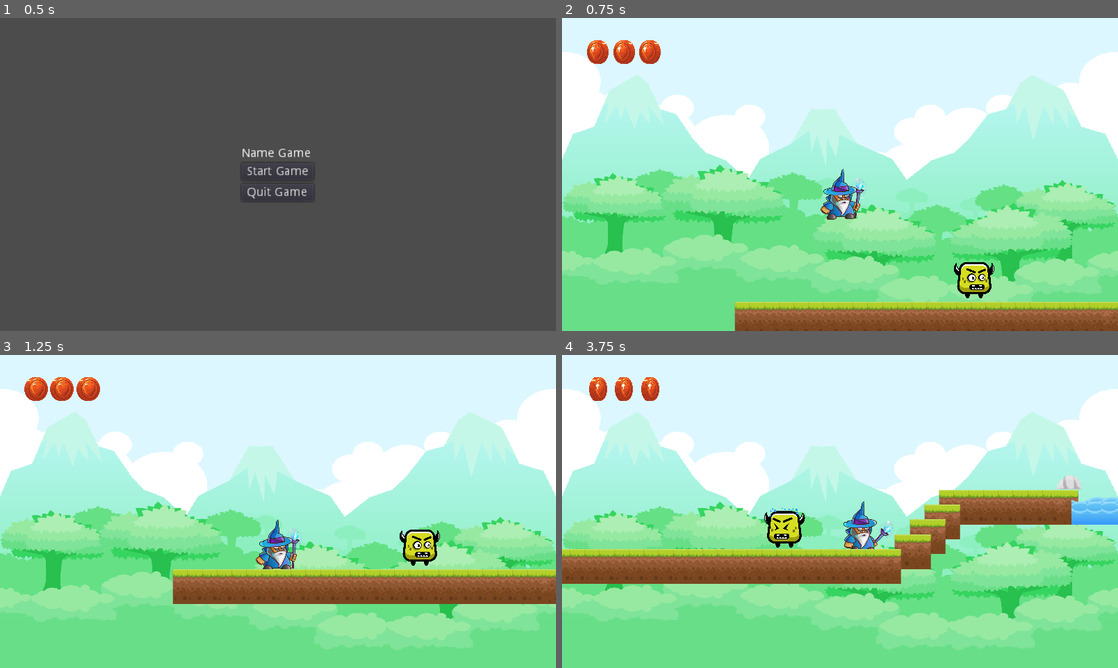
Above: before the commit, frames 1-4 (two rows, left to right).
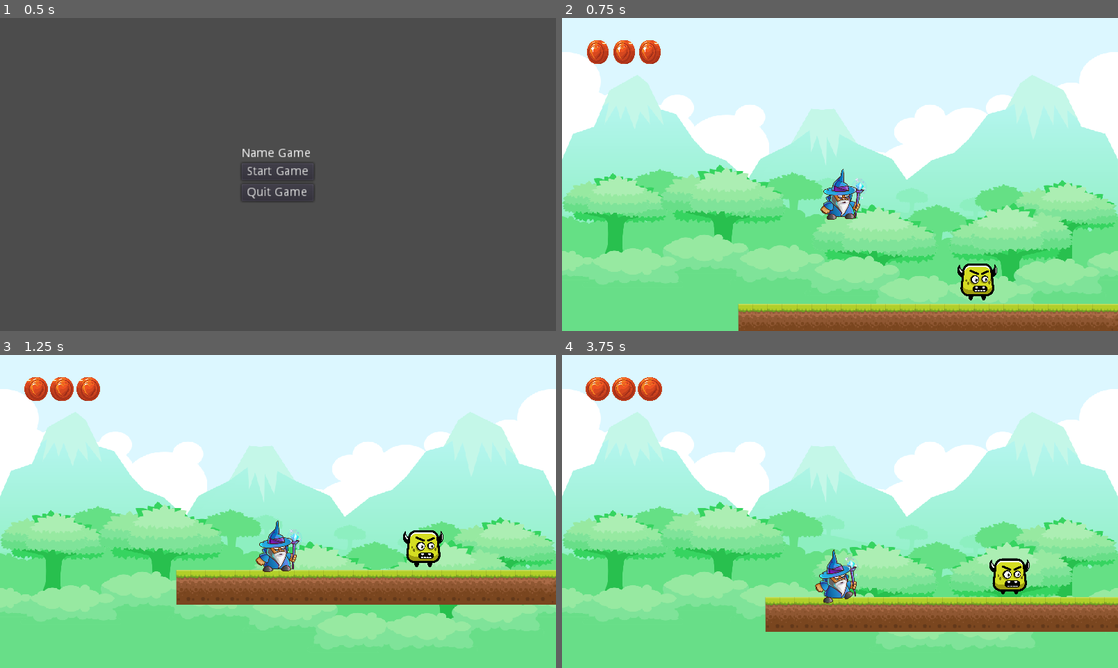
Above: after the commit, the same moments.

Repository: marivgil/TP_Games_Minion2
Game: Godot game, scene res://StartMenu.tscn
Two runs of this game, one before a commit and one after it. Both use one fixed random seed, a clock stepped at 60 frames per second and the inputs below.
Inputs:
- Up to frame 1 (0.5 s): no input
- Up to frame 2 (0.75 s): click "Start Game" at 0.5 s
- Up to frame 3 (1.25 s): no input
- Up to frame 4 (3.75 s): hold Right (ui_right) 1.28-2.78 s; tap Up (ui_up) at 1.52, 2.27 s; hold Left (ui_left) 2.78-3.53 s; hold Right (ui_right) from 3.53 s (still down)

Frame 1 is identical in both runs. In frame 2, 2.6% of the frame differs, in the area x 4-100%, y 8-100%; in frame 3, 2.1%; in frame 4, 21%, in the area x 0-100%, y 7-89%.

Commit message:
intentando hacer que el enemigo me quite vidas, sin exito

Diff:
--- a/Minion2/KinematicBody2D.gd
+++ b/Minion2/KinematicBody2D.gd
@@ -6,8 +6,7 @@
 const MAX_SPEED = 200
 const JUMP_HEIGHT = -500
 var motion = Vector2()
-var world1 = "res://World.tscn"
-var lifes = 3
+var world1 = "res://Main.tscn"
 
 func _physics_process(delta):
 	motion.y += GRAVITY
@@ -45,13 +44,23 @@
 
 
 func _on_VisibilityNotifier2D_screen_exited():
-	lifes -= 1
-	print(lifes)
-	if(lifes<=0):
+	var nivel = get_tree().get_nodes_in_group("main")[0]
+	if(nivel.lifes_player<=0):
 		get_tree().change_scene("res://StartMenu.tscn")
 	else:
 		get_tree().change_scene(world1)
 
 func hurt():
+	var nivel = get_tree().get_nodes_in_group("main")[0]
+	print(nivel.lifes_player)
+	nivel.delete_life()
+	print(nivel.lifes_player)
 	print("daño en el player")
+	if(nivel.lifes_player<=0):
+		print("vidas menor a cero")
+		get_tree().change_scene("res://StartMenu.tscn")
+	else:
+		print("vidas mayor a cero")
+		$Sprite.play("Die")
+		get_tree().change_scene(world1)
 	pass
--- a/Minion2/Main.gd
+++ b/Minion2/Main.gd
@@ -15,11 +15,11 @@
 		newLife.global_position.x += offset_vidas * i
 		listLifes.append(newLife)
 
-func quitar_vida():
+func delete_life():
 	lifes_player -= 1
 	listLifes[lifes_player].queue_free()
 
-func agregar_vida():
+func add_life():
 	lifes_player += 1
 	var newLife = spr_vidas.instance()
 	get_tree().get_nodes_in_group("gui")[0].add_child(newLife)
--- a/Minion2/Main.tscn
+++ b/Minion2/Main.tscn
@@ -1,15 +1,24 @@
-[gd_scene load_steps=5 format=2]
+[gd_scene load_steps=6 format=2]
 
 [ext_resource path="res://Main.gd" type="Script" id=1]
 [ext_resource path="res://spr_vidas.tscn" type="PackedScene" id=2]
 [ext_resource path="res://World.tscn" type="PackedScene" id=3]
 [ext_resource path="res://GUI.tscn" type="PackedScene" id=4]
+[ext_resource path="res://Player.tscn" type="PackedScene" id=5]
 
-[node name="Main" type="Node"]
+[node name="Main" type="Node" groups=[
+"main",
+]]
 
 script = ExtResource( 1 )
 spr_vidas = ExtResource( 2 )
 
 [node name="World" parent="." index="0" instance=ExtResource( 3 )]
 
-[node name="GUI" parent="." index="1" instance=ExtResource( 4 )]
+[node name="GUI" parent="." index="1" groups=[
+"gui",
+] instance=ExtResource( 4 )]
+
+[node name="Player" parent="." index="2" instance=ExtResource( 5 )]
+
+position = Vector2( 100.992, 256.248 )
--- a/Minion2/Player.tscn
+++ b/Minion2/Player.tscn
@@ -88,7 +88,7 @@
 custom_solver_bias = 0.0
 extents = Vector2( 22.2346, 3.09422 )
 
-[node name="Player" type="KinematicBody2D"]
+[node name="Player" type="KinematicBody2D" index="0"]
 
 input_pickable = false
 collision_layer = 1
@@ -110,7 +110,7 @@
 scale = Vector2( 0.15, 0.15 )
 frames = SubResource( 2 )
 animation = "Idle"
-frame = 2
+frame = 3
 playing = true
 centered = false
 _sections_unfolded = [ "Transform" ]
--- a/Minion2/StartMenu.gd
+++ b/Minion2/StartMenu.gd
@@ -1,7 +1,7 @@
 extends Control
 
 func _on_StartGame_pressed():
-	get_tree().change_scene("res://World.tscn")
+	get_tree().change_scene("res://Main.tscn")
 
 
 func _on_QuitGame_pressed():
--- a/Minion2/StartMenu.tscn
+++ b/Minion2/StartMenu.tscn
@@ -2,7 +2,7 @@
 
 [ext_resource path="res://StartMenu.gd" type="Script" id=1]
 
-[node name="StartMenu" type="Control"]
+[node name="StartMenu" type="Control" index="0"]
 
 anchor_left = 0.0
 anchor_top = 0.0
--- a/Minion2/World.gd
+++ b/Minion2/World.gd
@@ -15,11 +15,12 @@
 		newLife.global_position.x += offset_vidas * i
 		listLifes.append(newLife)
 
-func quitar_vida():
+func delete_life():
+	print("en delete_life")
 	lifes_player -= 1
 	listLifes[lifes_player].queue_free()
 
-func agregar_vida():
+func add_life():
 	lifes_player += 1
 	var newLife = spr_vidas.instance()
 	get_tree().get_nodes_in_group("gui")[0].add_child(newLife)
--- a/Minion2/World.tscn
+++ b/Minion2/World.tscn
@@ -1,32 +1,29 @@
-[gd_scene load_steps=8 format=2]
+[gd_scene load_steps=7 format=2]
 
 [ext_resource path="res://World.gd" type="Script" id=1]
 [ext_resource path="res://spr_vidas.tscn" type="PackedScene" id=2]
-[ext_resource path="res://Player.tscn" type="PackedScene" id=3]
-[ext_resource path="res://WorldComplete.tscn" type="PackedScene" id=4]
-[ext_resource path="res://TileSet.tres" type="TileSet" id=5]
-[ext_resource path="res://EnemyGround.tscn" type="PackedScene" id=6]
-[ext_resource path="res://GUI.tscn" type="PackedScene" id=7]
+[ext_resource path="res://WorldComplete.tscn" type="PackedScene" id=3]
+[ext_resource path="res://TileSet.tres" type="TileSet" id=4]
+[ext_resource path="res://EnemyGround.tscn" type="PackedScene" id=5]
+[ext_resource path="res://GUI.tscn" type="PackedScene" id=6]
 
-[node name="World" type="Node" index="0"]
+[node name="World" type="Node" groups=[
+"world",
+]]
 
 script = ExtResource( 1 )
 spr_vidas = ExtResource( 2 )
 
-[node name="Player" parent="." index="0" instance=ExtResource( 3 )]
-
-position = Vector2( 104.502, 258.272 )
-
-[node name="WorldComplete" parent="." index="1" instance=ExtResource( 4 )]
+[node name="WorldComplete" parent="." index="0" instance=ExtResource( 3 )]
 
 position = Vector2( 1760, 320 )
 _sections_unfolded = [ "Transform" ]
 next_world = "res://World2.tscn"
 
-[node name="TileMap" type="TileMap" parent="." index="2"]
+[node name="TileMap" type="TileMap" parent="." index="1"]
 
 mode = 0
-tile_set = ExtResource( 5 )
+tile_set = ExtResource( 4 )
 cell_size = Vector2( 17, 17 )
 cell_quadrant_size = 16
 cell_custom_transform = Transform2D( 1, 0, 0, 1, 0, 0 )
@@ -47,10 +44,10 @@
 "_edit_lock_": true
 }
 
-[node name="EnemyGround" parent="." index="3" instance=ExtResource( 6 )]
+[node name="EnemyGround" parent="." index="2" instance=ExtResource( 5 )]
 
 position = Vector2( 256, 384 )
 
-[node name="GUI" parent="." index="4" groups=[
+[node name="GUI" parent="." index="3" groups=[
 "gui",
-] instance=ExtResource( 7 )]
+] instance=ExtResource( 6 )]
